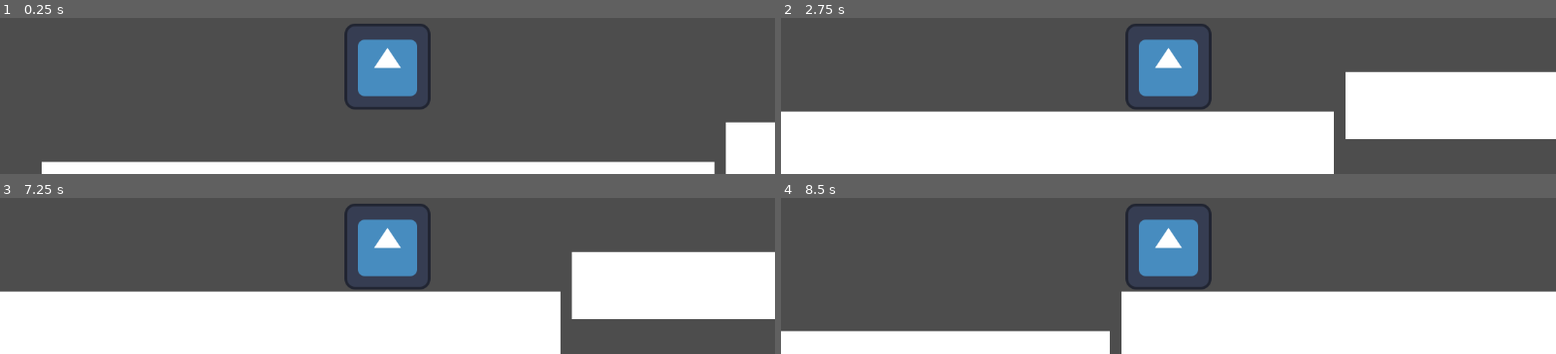
Above: before the commit, frames 1-4 (two rows, left to right).
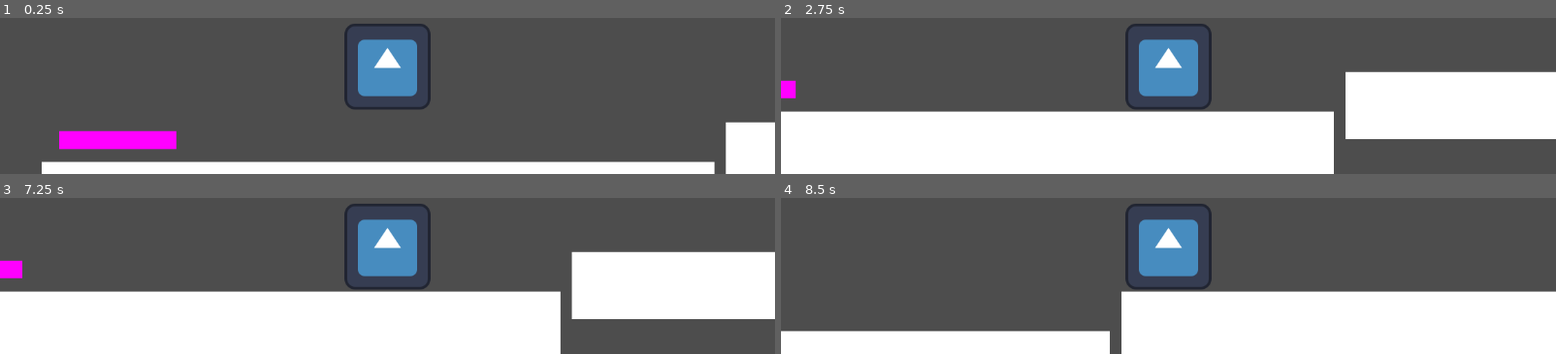
Above: after the commit, the same moments.

Repository: Lojikick/Sexy_Tumeric_Game
Game: Godot game, scene res://scenes/world.tscn
The game is run twice, just before and just after one commit, with the same random seed, the same clock (stepped at 60 frames per second) and the same inputs. The engine's default icon, where the game draws it, is replaced by a stand-in: a white triangle on a blue panel in a dark square.
Inputs:
- Up to frame 1 (0.25 s): no input
- Up to frame 2 (2.75 s): tap Enter (ui_accept) at 0.5, 0.77, 1.52 s; hold Right (ui_right) 0.53-2.03 s; hold Left (ui_left) from 2.03 s (still down)
- Up to frame 3 (7.25 s): release Left (ui_left) at 2.78 s; hold Right (ui_right) 2.78-4.28 s; tap Enter (ui_accept) at 3.02, 3.77, 4.52, 6.02, 6.77 s; hold Left (ui_left) 4.28-5.03 s; hold Right (ui_right) 5.03-5.78 s; hold Left (ui_left) from 5.78 s (still down)
- Up to frame 4 (8.5 s): release Left (ui_left) at 7.28 s; hold Right (ui_right) from 7.28 s (still down); tap Enter (ui_accept) at 7.52 s

The runs differ from the first frame. In frame 1, 1.9% of the frame differs, in the area x 7-23%, y 72-85%; in frame 2, 0.2%; in frame 3, 0.3%; in frame 4, nothing differs.

Commit message:
falling platform is functional

Diff:
--- a/project.godot
+++ b/project.godot
@@ -18,3 +18,7 @@
 [dotnet]
 
 project/assembly_name="Sexy_Tumeric"
+
+[global_group]
+
+Player=""
--- /dev/null
+++ b/scenes/falling_platform.tscn
@@ -0,0 +1,36 @@
+[gd_scene load_steps=5 format=3 uid="uid://bxlxtdw5xtnku"]
+
+[ext_resource type="Script" path="res://scripts/falling_platform.gd" id="1_3j51c"]
+
+[sub_resource type="PlaceholderTexture2D" id="PlaceholderTexture2D_3ayhf"]
+
+[sub_resource type="RectangleShape2D" id="RectangleShape2D_iti3n"]
+
+[sub_resource type="RectangleShape2D" id="RectangleShape2D_h1l3f"]
+size = Vector2(20, 21)
+
+[node name="FallingPlatform" type="Node2D"]
+script = ExtResource("1_3j51c")
+
+[node name="Sprite2D" type="Sprite2D" parent="."]
+scale = Vector2(20, 20)
+texture = SubResource("PlaceholderTexture2D_3ayhf")
+
+[node name="StaticBody2D" type="StaticBody2D" parent="."]
+
+[node name="CollisionShape2D" type="CollisionShape2D" parent="StaticBody2D"]
+shape = SubResource("RectangleShape2D_iti3n")
+
+[node name="TriggerArea" type="Area2D" parent="."]
+
+[node name="CollisionShape2D" type="CollisionShape2D" parent="TriggerArea" groups=["Player"]]
+position = Vector2(0, -0.5)
+shape = SubResource("RectangleShape2D_h1l3f")
+
+[node name="FallTimer" type="Timer" parent="."]
+
+[node name="SelfDestructTimer" type="Timer" parent="."]
+
+[connection signal="body_entered" from="TriggerArea" to="." method="_on_trigger_area_body_entered"]
+[connection signal="timeout" from="FallTimer" to="." method="_on_fall_timer_timeout"]
+[connection signal="timeout" from="SelfDestructTimer" to="." method="_on_self_destruct_timer_timeout"]
--- a/scenes/player.tscn
+++ b/scenes/player.tscn
@@ -7,7 +7,7 @@
 radius = 62.0
 height = 124.0
 
-[node name="Player" type="CharacterBody2D"]
+[node name="Player" type="CharacterBody2D" groups=["Player"]]
 script = ExtResource("1_aeqvy")
 
 [node name="Sprite2D" type="Sprite2D" parent="."]
--- a/scenes/world.tscn
+++ b/scenes/world.tscn
@@ -1,6 +1,7 @@
-[gd_scene load_steps=4 format=3 uid="uid://cpo5ybmirjamn"]
+[gd_scene load_steps=5 format=3 uid="uid://cpo5ybmirjamn"]
 
 [ext_resource type="PackedScene" uid="uid://cwl1myn0sim68" path="res://scenes/player.tscn" id="1_rfbke"]
+[ext_resource type="PackedScene" uid="uid://bxlxtdw5xtnku" path="res://scenes/falling_platform.tscn" id="2_0p1x0"]
 
 [sub_resource type="QuadMesh" id="QuadMesh_1taul"]
 
@@ -31,3 +32,7 @@
 
 [node name="CollisionShape2D" type="CollisionShape2D" parent="Platform2"]
 shape = SubResource("RectangleShape2D_2p8eb")
+
+[node name="FallingPlatform" parent="." instance=ExtResource("2_0p1x0")]
+position = Vector2(187, 477)
+scale = Vector2(8.70179, 1.31365)
--- /dev/null
+++ b/scripts/falling_platform.gd
@@ -0,0 +1,37 @@
+extends Node2D
+
+@export var fall_speed: float = 15.0 # determines fall speed of rock
+
+@onready var static_body =$StaticBody2D
+@onready var trigger_area = $TriggerArea
+@onready var fall_timer = $FallTimer
+@onready var  self_destruct_timer = $SelfDestructTimer
+
+var is_falling: bool = false
+
+
+func _process(delta: float) -> void:
+	if is_falling:
+		global_position.y += fall_speed + delta
+
+
+func _on_trigger_area_body_entered(body: Node2D) -> void:
+	if body.is_in_group("Player"):
+		print("Player Landed")
+		trigger_area.monitoring = false
+		fall_timer.start()
+
+
+func _on_fall_timer_timeout() -> void:
+	print("Platform Falling")
+	is_falling = true
+
+	if static_body !=null:
+		static_body.collision_layer=0
+		static_body.collision_mask=0
+
+	self_destruct_timer.start()
+
+
+func _on_self_destruct_timer_timeout() -> void:
+	queue_free()
